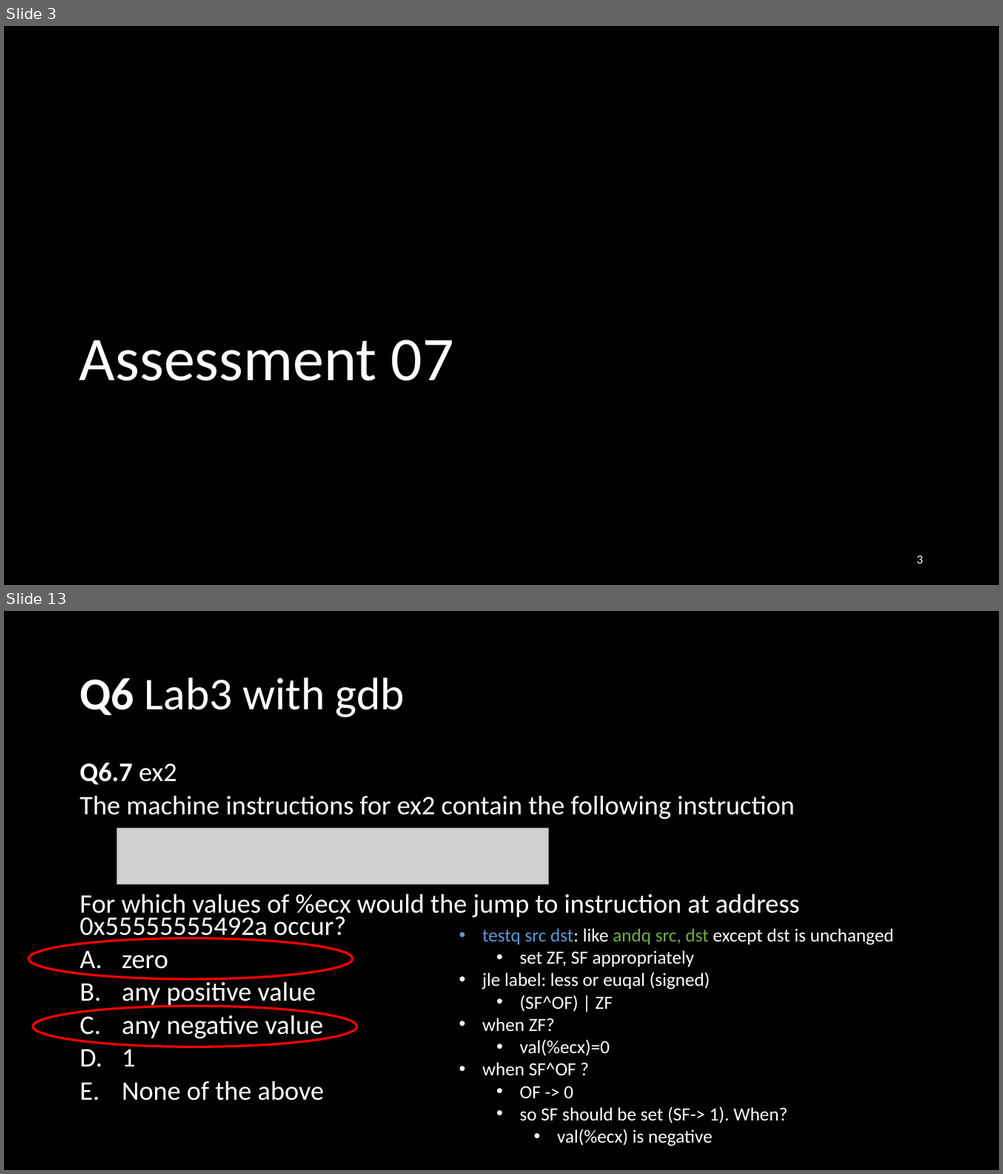
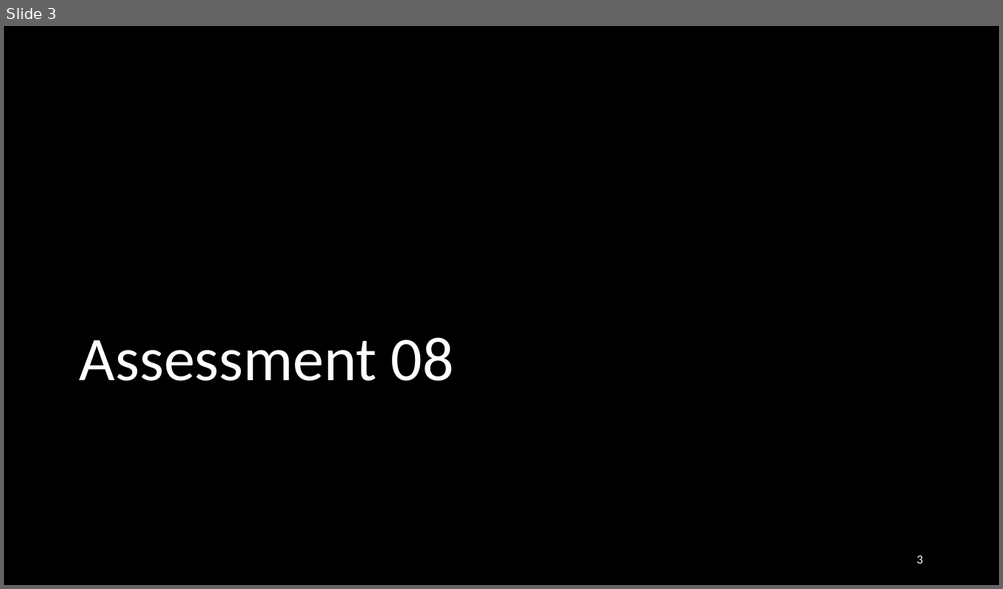
Before and after one commit to NYU-CSO/nyu-cso.github.io, a slide deck: rec-notes/r09.pptx. Shown one above the other, each under a label of ours: slides 3 and 13 before the commit, slide 3 after it; the slides between them are not shown. The pictures are 1003x1174 and 1003x589 pixels, drawn with LibreOffice and Linux fonts; fonts in the diff are those of the drawing; grey boxes stand for pictures. Boxes give left, top, right and bottom in pixels: in the first picture for what was removed or moved away, otherwise in the second. Text is boxed around its words. In the diff, an @@ line names an element or a change of style, - is before the commit and + after.

```diff
--- a/rec-notes/r09.pptx
+++ b/rec-notes/r09.pptx
@@ slide 13 removed at (x1=4, y1=611, x2=999, y2=1170), background #000000 @@
@@ title removed at (x1=79, y1=678, x2=404, y2=718) @@
-Q6 Lab3 with gdb
@@ text removed at (x1=79, y1=763, x2=800, y2=1101) @@
-Q6.7 ex2
-The machine instructions for ex2 contain the following instruction
-For which values of %ecx would the jump to instruction at address 0x55555555492a occur?
-A. zero
-B. any positive value
-C. any negative value
-D. 1
-E. None of the above
@@ picture removed at (x1=116, y1=828, x2=548, y2=885) @@
@@ ellipse removed at (x1=28, y1=939, x2=353, y2=980) @@
@@ text removed at (x1=482, y1=928, x2=893, y2=1147) @@
-• testq src dst: like andq src, dst except dst is unchanged
-  • set ZF, SF appropriately
-• jle label: less or euqal (signed)
-  • (SF^OF) | ZF
-• when ZF?
-  • val(%ecx)=0
-• when SF^OF ?
-  • OF -> 0
-  • so SF should be set (SF-> 1). When?
-    • val(%ecx) is negative
@@ ellipse removed at (x1=33, y1=1006, x2=357, y2=1048) @@
@@ slide 3 changed as well @@
@@ title at (x1=79, y1=338, x2=454, y2=381): text changed @@
-Assessment 07
+Assessment 08
```
Also in this commit, not shown: 6 other slides changed, 40 slides added, 22 other slides removed, 1 other file.
